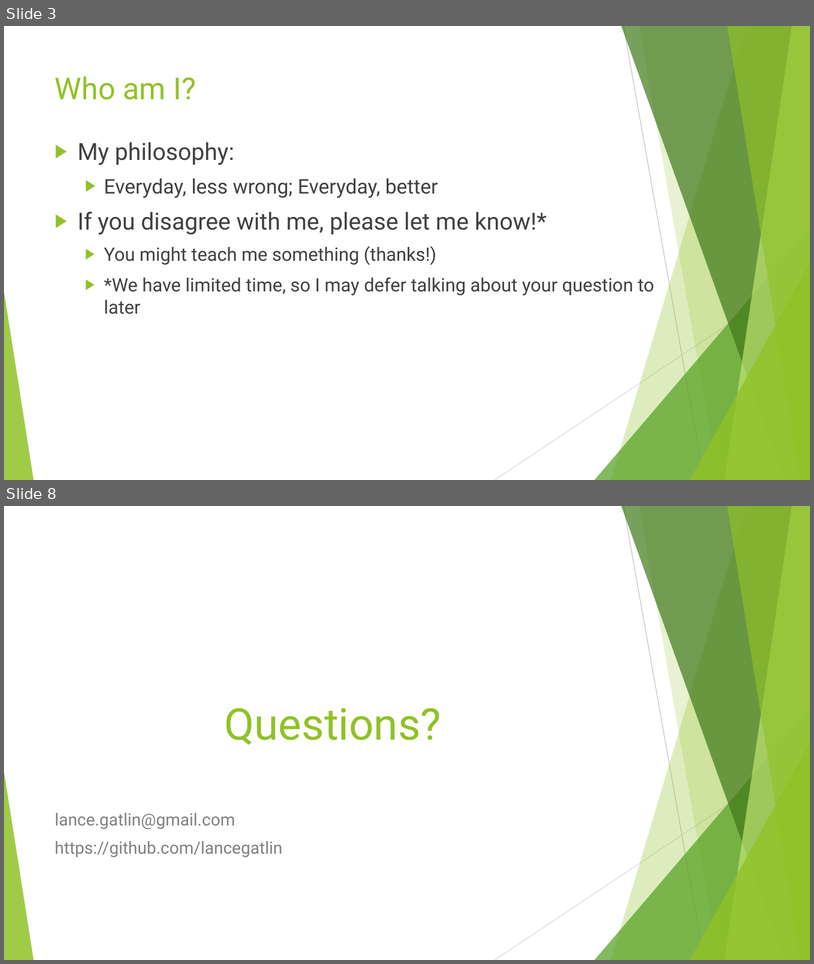
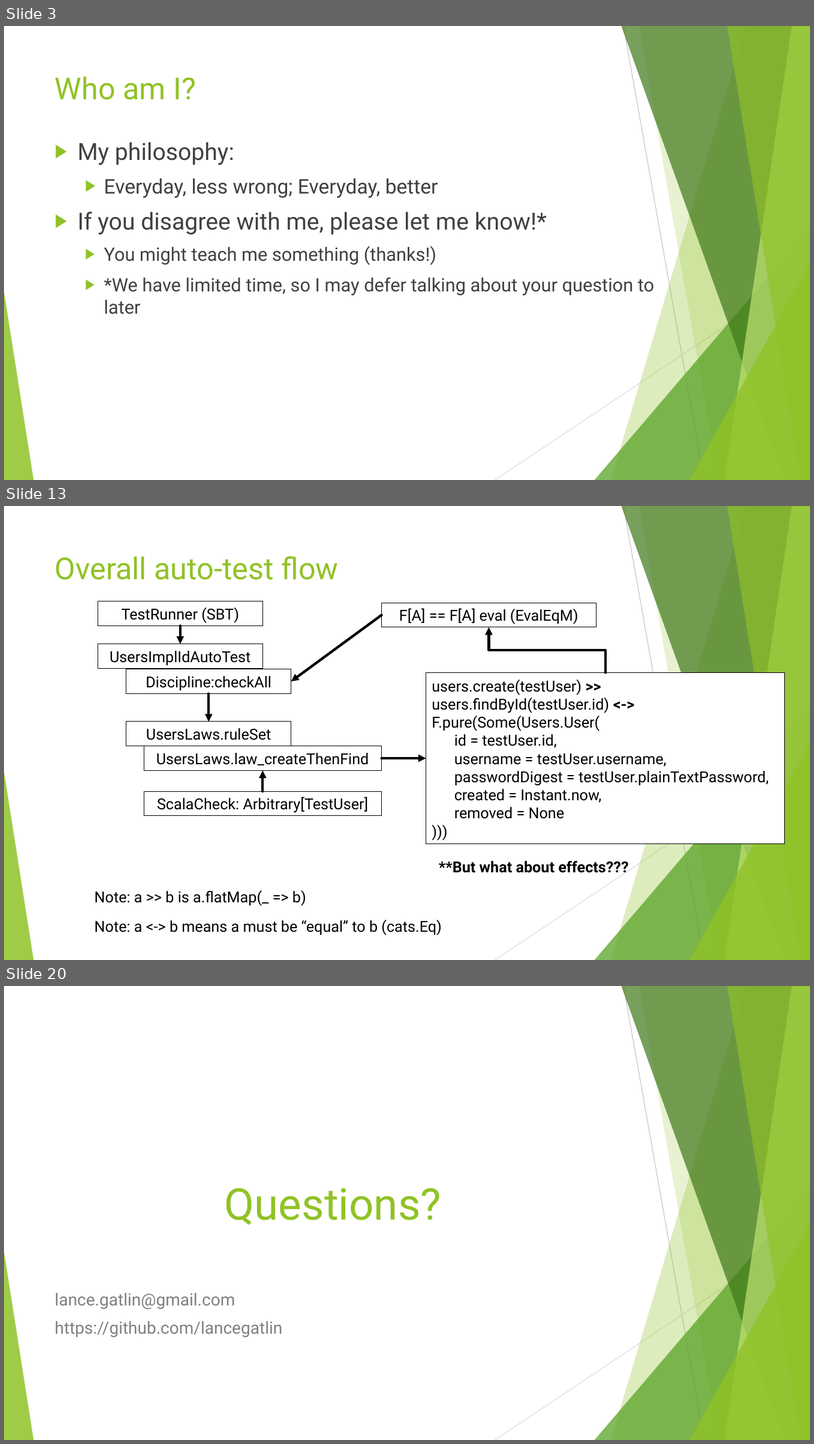
Before and after one commit to lancegatlin/tagless-final-autotest-talk-19feb19, a slide deck: tagless-final-autotest-19Feb19.pptx. Shown one above the other, each under a label of ours: slides 3 and 8 before the commit, slides 3, 13 and 20 after it; the slides between them are not shown. The pictures are 814x964 and 814x1444 pixels, drawn with LibreOffice and Linux fonts; fonts in the diff are those of the drawing. Boxes give left, top, right and bottom in pixels: in the first picture for what was removed or moved away, otherwise in the second. Text is boxed around its words. In the diff, an @@ line names an element or a change of style, - is before the commit and + after.

```diff
--- a/tagless-final-autotest-19Feb19.pptx
+++ b/tagless-final-autotest-19Feb19.pptx
@@ slide 13 added at <box>4,506,810,960</box>, background #FFFFFF; not listed: 10 template elements that a slide beside it also shows @@
@@ title added at <box>55,556,339,580</box>, 36 pt, text #90C226 @@
+Overall auto-test flow
@@ rectangle added at <box>98,601,263,625</box>, outline #000000 0.75 pt, 18 pt, text #000000 @@
+TestRunner (SBT)
@@ rectangle added at <box>382,603,597,627</box>, outline #000000 0.75 pt, 18 pt, text #000000 @@
+F[A] == F[A] eval (EvalEqM)
@@ arrow added from (180, 626) to (180, 644), #000000 3 pt @@
@@ arrow added from (382, 615) to (291, 681), #000000 3 pt @@
@@ elbow arrow added from (606, 672) to (489, 627), #000000 3 pt @@
@@ rectangle added at <box>98,644,263,668</box>, outline #000000 0.75 pt, 18 pt, text #000000 @@
+UsersImplIdAutoTest
@@ rectangle added at <box>126,669,291,694</box>, outline #000000 0.75 pt, 18 pt, text #000000 @@
+Discipline:checkAll
@@ rectangle added at <box>426,672,786,844</box>, fill #FFFFFF, outline #000000 0.75 pt, 18 pt, text #000000 @@
+users.create(testUser) >>
+users.findById(testUser.id) <->
+F.pure(Some(Users.User(
+id = testUser.id,
+username = testUser.username,
+passwordDigest = testUser.plainTextPassword,
+created = Instant.now,
+removed = None
+)))
@@ arrow added from (209, 694) to (209, 721), #000000 3 pt @@
@@ rectangle added at <box>126,721,291,745</box>, outline #000000 0.75 pt, 18 pt, text #000000 @@
+UsersLaws.ruleSet
@@ rectangle added at <box>144,746,381,771</box>, outline #000000 0.75 pt, 18 pt, text #000000 @@
+UsersLaws.law_createThenFind
@@ arrow added from (263, 791) to (263, 771), #000000 3 pt @@
@@ arrow added from (382, 758) to (426, 758), #000000 3 pt @@
@@ rectangle added at <box>144,791,381,815</box>, outline #000000 0.75 pt, 18 pt, text #000000 @@
+ScalaCheck: Arbitrary[TestUser]
@@ text added at <box>439,861,629,873</box>, 18 pt, text #000000, bold @@
+**But what about effects???
@@ text added at <box>95,890,306,906</box>, 18 pt, text #000000 @@
+Note: a >> b is a.flatMap(_ => b)
@@ text added at <box>95,919,442,935</box>, 18 pt, text #000000 @@
+Note: a <-> b means a must be “equal” to b (cats.Eq)
@@ what was slide 8 is now slide 20 @@
```
Also in this commit, not shown: 4 slides changed, 13 other slides added, 2 slides removed.
